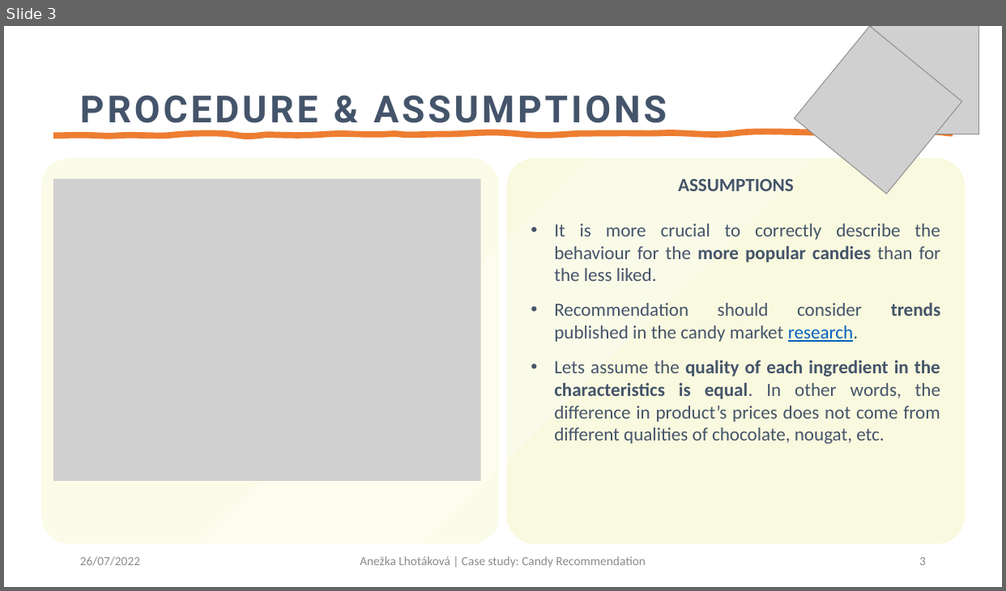
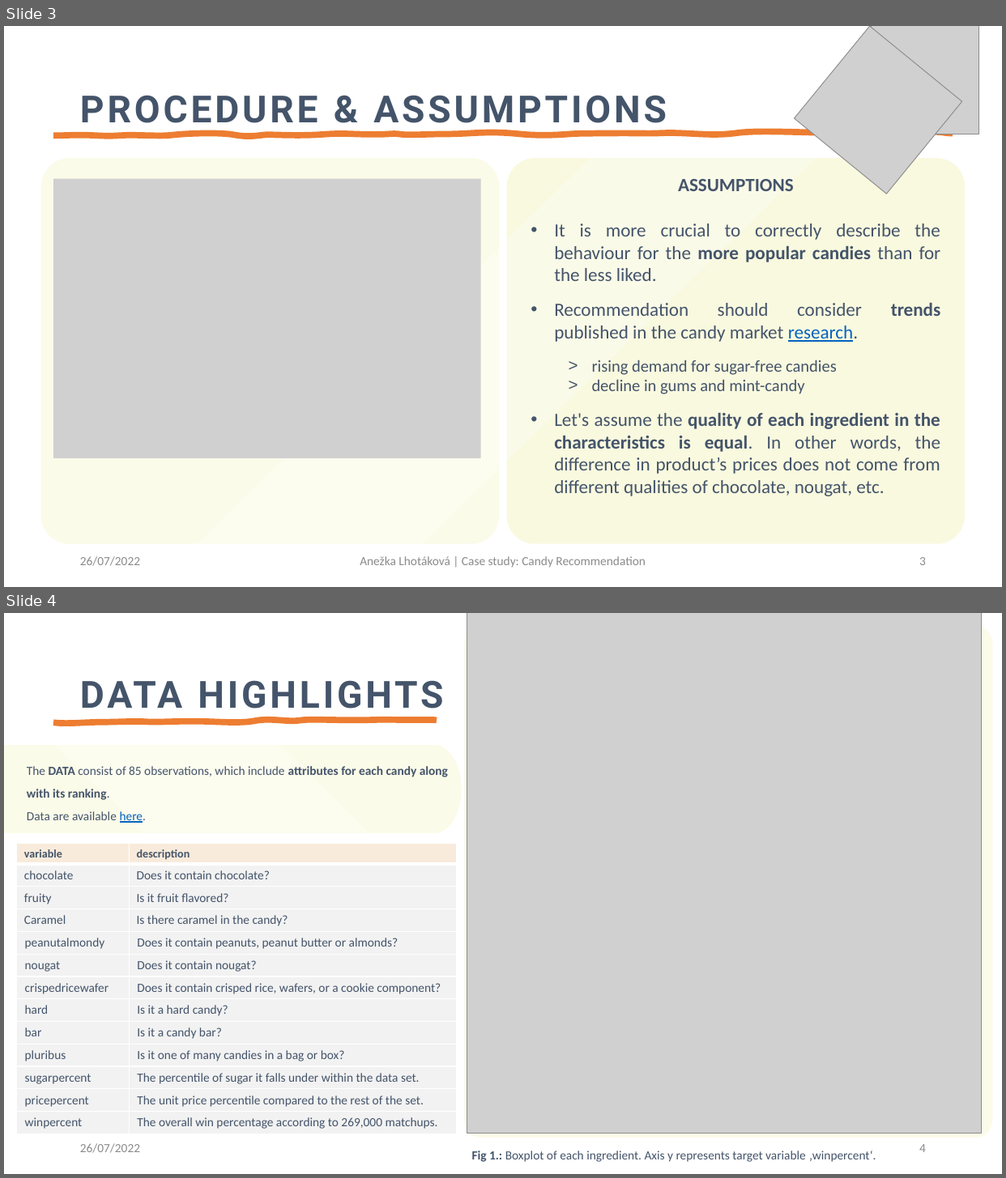
Before and after one commit to lhotaane/Case_study_Lidl, a slide deck: candy_ppt.pptx. Shown one above the other, each under a label of ours: slide 3 before the commit, slides 3 and 4 after it. The pictures are 1006x591 and 1006x1178 pixels, drawn with LibreOffice and Linux fonts; fonts in the diff are those of the drawing; grey boxes stand for pictures. Boxes give left, top, right and bottom in pixels: in the first picture for what was removed or moved away, otherwise in the second. Text is boxed around its words. In the diff, an @@ line names an element or a change of style, - is before the commit and + after.

```diff
--- a/candy_ppt.pptx
+++ b/candy_ppt.pptx
@@ slide 4 added at (4, 613, 1002, 1174), background #FFFFFF @@
@@ rounded rectangle added at (464, 626, 992, 1139), fill #FBFBE9 @@
@@ picture added at (467, 613, 982, 1133) @@
@@ title added at (80, 680, 443, 709), 36 pt, text #44546A, bold @@
+DATA HIGHLIGHTS
@@ freeform shape added at (53, 720, 437, 723), outline #ED7D31 6 pt @@
@@ rectangle added at (4, 745, 434, 833), fill #FBFBE9 @@
@@ parallelogram added at (44, 735, 718, 1174), fill #FFFFFF at 31% opacity @@
@@ ellipse added at (408, 745, 462, 833), fill #FBFBE9 @@
@@ text added at (27, 766, 448, 823), 12 pt, text #44546A @@
+The DATA consist of 85 observations, which include attributes for each candy along with its ranking.
+Data are available here.
@@ table added at (17, 843, 456, 1133), 13 rows, 2 columns @@
+variable | description
+chocolate | Does it contain chocolate?
+fruity | Is it fruit flavored?
+Caramel | Is there caramel in the candy?
+peanutalmondy | Does it contain peanuts, peanut butter or almonds?
+nougat | Does it contain nougat?
+crispedricewafer | Does it contain crisped rice, wafers, or a cookie component?
+hard | Is it a hard candy?
+bar | Is it a candy bar?
+pluribus | Is it one of many candies in a bag or box?
+sugarpercent | The percentile of sugar it falls under within the data set.
+pricepercent | The unit price percentile compared to the rest of the set.
+winpercent | The overall win percentage according to 269,000 matchups.
@@ text added at (80, 1144, 140, 1153), 12 pt, text #8C8C8C @@
+26/07/2022
@@ page number added at (919, 1144, 926, 1152), 12 pt, text #8C8C8C @@
+4
@@ text added at (472, 1151, 876, 1162), 12 pt, text #44546A @@
+Fig 1.: Boxplot of each ingredient. Axis y represents target variable ‚winpercent‘.
@@ slide 3 changed as well @@
@@ picture: place and size @@
-picture at (53, 179, 481, 481)
+picture at (53, 179, 481, 459)
@@ text at (554, 360, 940, 497): text changed @@
-• Lets assume the quality of each ingredient in the characteristics is equal. In other words, the difference in product’s prices does not come from different qualities of chocolate, nougat, etc.
+  > rising demand for sugar-free candies
+  > decline in gums and mint-candy
+• Let's assume the quality of each ingredient in the characteristics is equal. In other words, the difference in product’s prices does not come from different qualities of chocolate, nougat, etc.
```
Also in this commit, not shown: 4 other slides changed, 3 other slides added, 1 slide removed, 2 other files.
